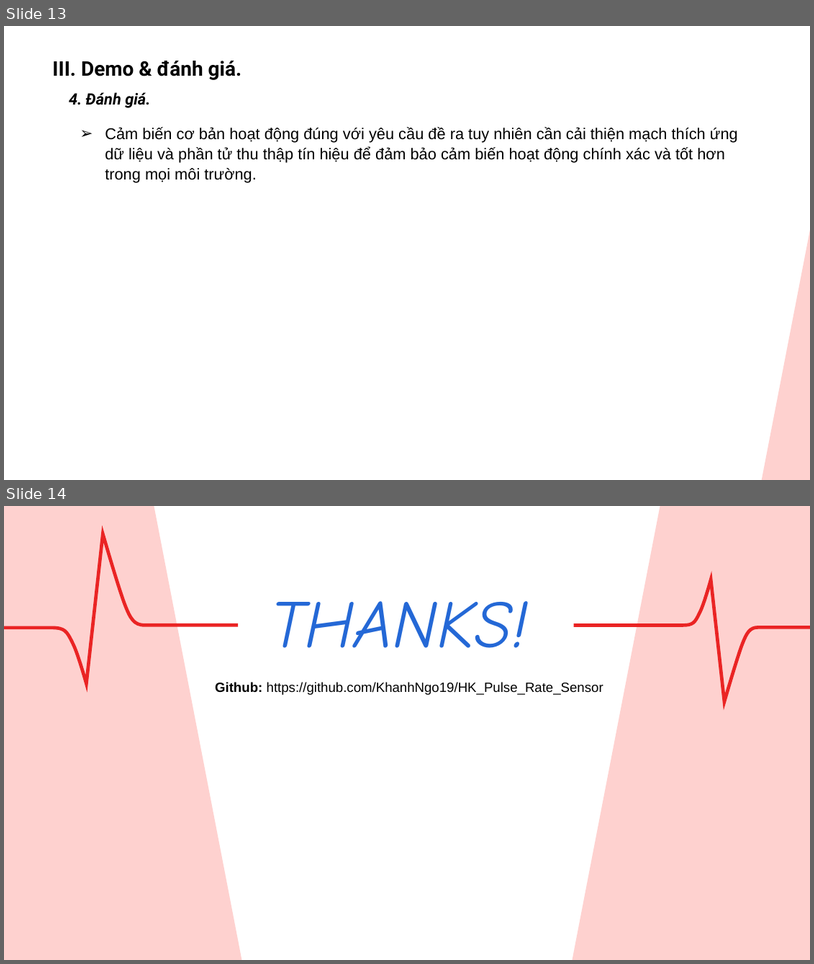
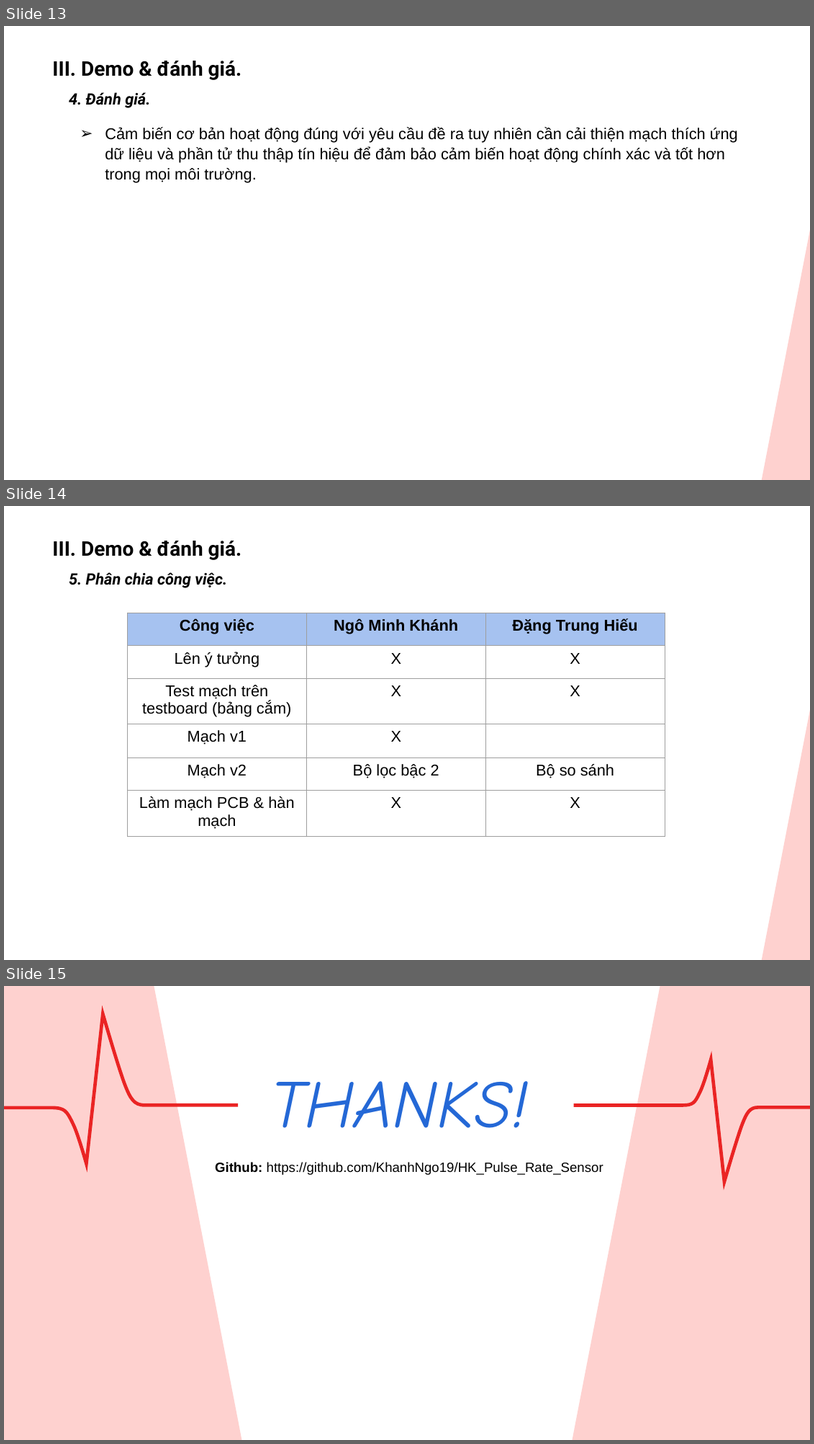
Before and after one commit to khanhnm08/HK_Pulse_Rate_Sensor, a slide deck: Slide bao cao.pptx. Shown one above the other, each under a label of ours: slides 13 and 14 before the commit, slides 13, 14 and 15 after it. The pictures are 814x964 and 814x1444 pixels, drawn with LibreOffice and Linux fonts; fonts in the diff are those of the drawing. Boxes give left, top, right and bottom in pixels: in the first picture for what was removed or moved away, otherwise in the second. Text is boxed around its words. In the diff, an @@ line names an element or a change of style, - is before the commit and + after.

```diff
--- a/Slide bao cao.pptx
+++ b/Slide bao cao.pptx
@@ slide 14 added at (4,506,810,960), background #FFFFFF; not listed: 2 template elements that a slide beside it also shows @@
@@ text added at (52,541,242,560), 18 pt, text #000000, bold @@
+III. Demo & đánh giá.
@@ text added at (69,572,227,588), 14 pt, text #000000, bold, italic @@
+5. Phân chia công việc.
@@ rectangle added at (356,571,479,613), fill #FFFFFF, outline #FFFFFF 2 pt @@
@@ table added at (127,613,664,836), 6 rows, 3 columns @@
+Công việc | Ngô Minh Khánh | Đặng Trung Hiếu
+Lên ý tưởng | X | X
+Test mạch trên testboard (bảng cắm) | X | X
+Mạch v1 | X | 
+Mạch v2 | Bộ lọc bậc 2 | Bộ so sánh
+Làm mạch PCB & hàn mạch | X | X
@@ what was slide 14 is now slide 15 @@
```
Also in this commit, not shown: 4 slides changed, 2 other files.
